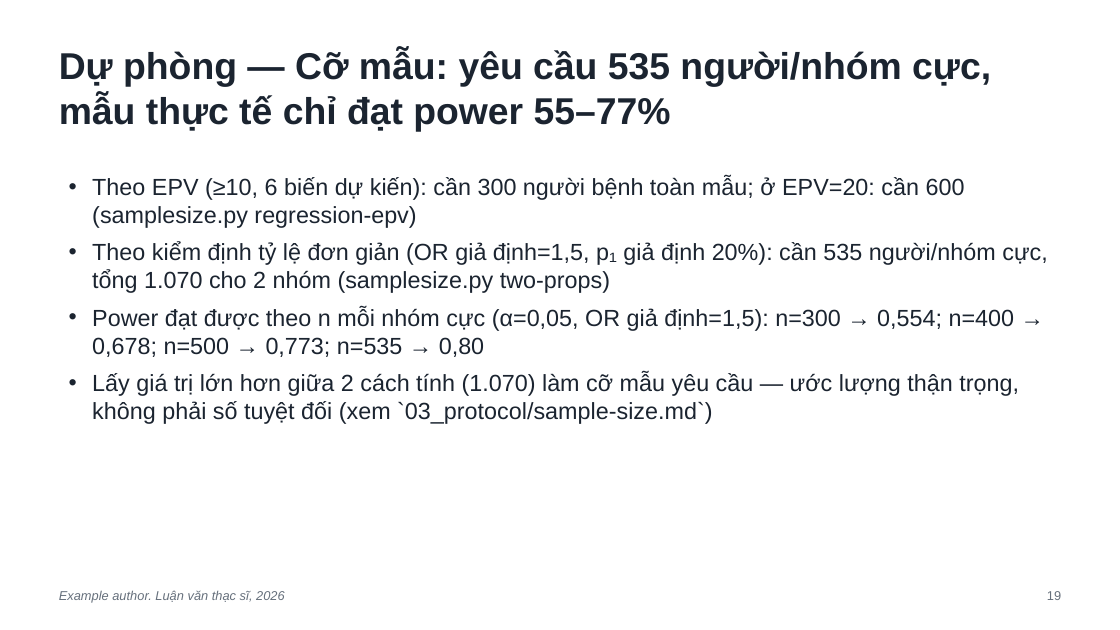
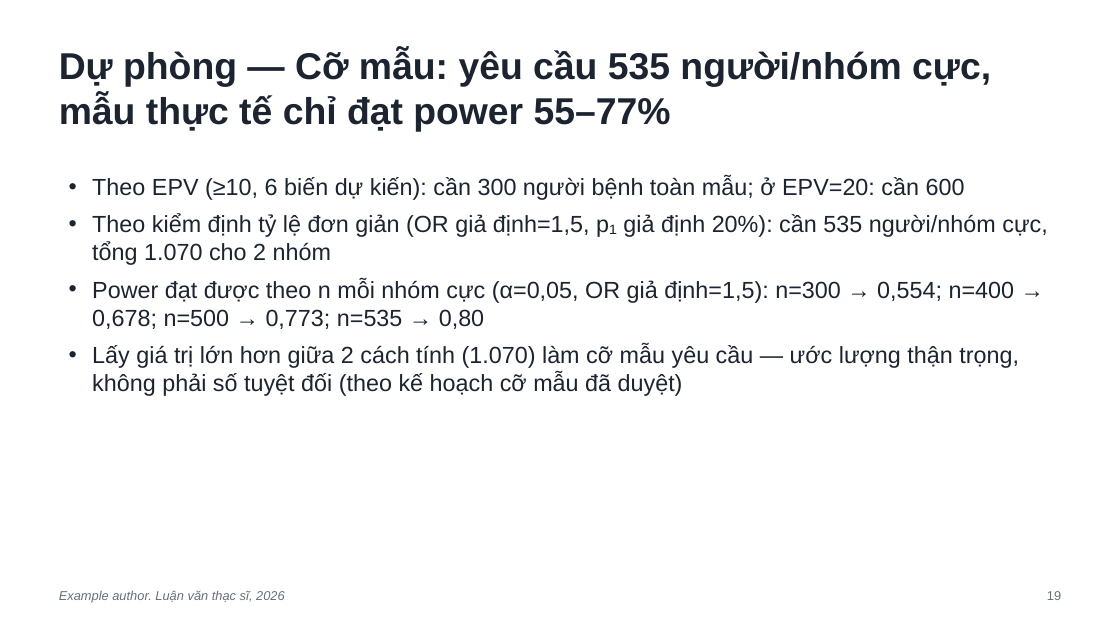
Before and after one commit to drtranquanghung91-vn/clinical-research-orchestra, a slide deck: slide 19 of examples/fictional-cohort/07_present/defense/deck.pptx. Drawn at 1120x630 pixels with LibreOffice and Linux fonts; fonts in the diff are those of the drawing. Boxes give left, top, right and bottom in pixels: in the first picture for what was removed or moved away, otherwise in the second. Text is boxed around its words. In the diff, an @@ line names an element or a change of style, - is before the commit and + after.

```diff
--- a/examples/fictional-cohort/07_present/defense/deck.pptx
+++ b/examples/fictional-cohort/07_present/defense/deck.pptx
@@ text at bbox=[92, 176, 1047, 265]: text changed @@
-• Theo EPV (≥10, 6 biến dự kiến): cần 300 người bệnh toàn mẫu; ở EPV=20: cần 600 (samplesize.py regression-epv)
-• Theo kiểm định tỷ lệ đơn giản (OR giả định=1,5, p₁ giả định 20%): cần 535 người/nhóm cực, tổng 1.070 cho 2 nhóm (samplesize.py two-props)
+• Theo EPV (≥10, 6 biến dự kiến): cần 300 người bệnh toàn mẫu; ở EPV=20: cần 600
+• Theo kiểm định tỷ lệ đơn giản (OR giả định=1,5, p₁ giả định 20%): cần 535 người/nhóm cực, tổng 1.070 cho 2 nhóm
@@ text at bbox=[92, 344, 1019, 396]: text changed @@
-• Lấy giá trị lớn hơn giữa 2 cách tính (1.070) làm cỡ mẫu yêu cầu — ước lượng thận trọng, không phải số tuyệt đối (xem `03_protocol/sample-size.md`)
+• Lấy giá trị lớn hơn giữa 2 cách tính (1.070) làm cỡ mẫu yêu cầu — ước lượng thận trọng, không phải số tuyệt đối (theo kế hoạch cỡ mẫu đã duyệt)
```
Also in this commit, not shown: 6 other slides changed, 48 other files.
